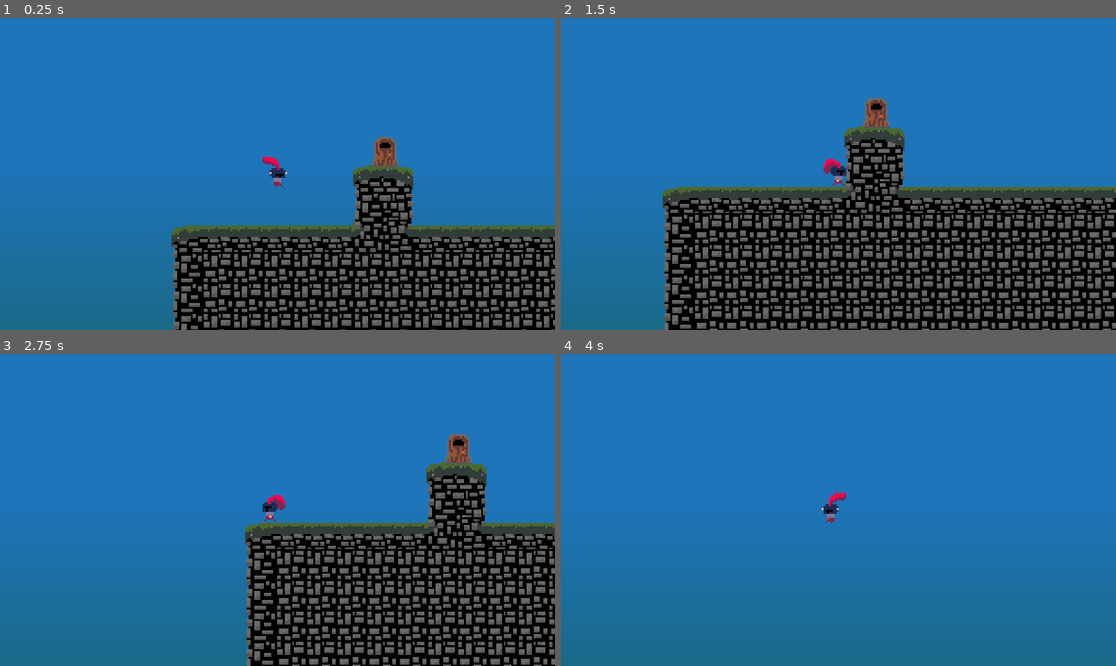
Above: before the commit, frames 1-4 (two rows, left to right).
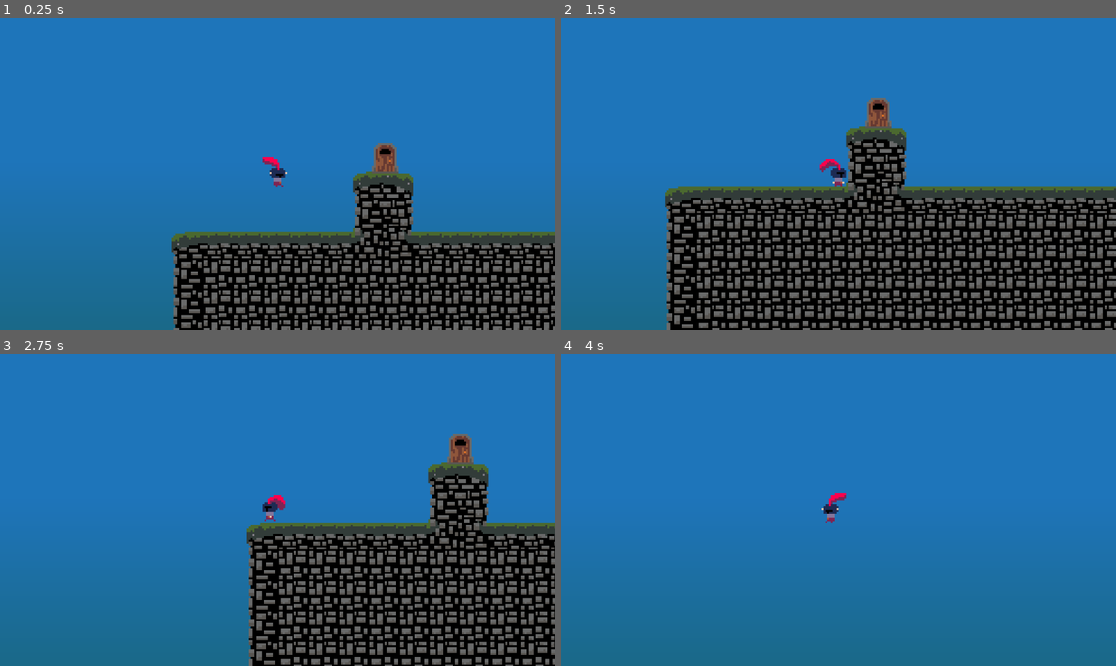
Above: after the commit, the same moments.

Repository: CBurgess97/godot-platformer
Game: Godot game, scene res://Game.tscn
The game is run twice, just before and just after one commit, with the same random seed, the same clock (stepped at 60 frames per second) and the same inputs. This scene is started directly instead of the project's main scene.
Inputs:
- Up to frame 1 (0.25 s): no input
- Up to frame 2 (1.5 s): hold Right (ui_right) from 0.53 s (still down); tap Up (ui_up) at 0.77 s
- Up to frame 3 (2.75 s): tap Up (ui_up) at 1.52 s; tap Enter at 2 s; release Right (ui_right) at 2.03 s; hold Left (ui_left) from 2.03 s (still down)
- Up to frame 4 (4 s): keep holding Left (ui_left); tap Up (ui_up) at 3.02, 3.77 s

The runs differ from the first frame. In frame 1, 14% of the frame differs, in the area x 30-100%, y 38-100%; in frame 2, 13%; in frame 3, 8.3%; in frame 4, nothing differs.

Commit message:
Fix Falling Fast off of Ledges

Diff:
--- a/Player/Player Components/player_movement_component.gd
+++ b/Player/Player Components/player_movement_component.gd
@@ -12,9 +12,9 @@
 # Jump Parameters
 @export_category("Jump")
 @export var jump_velocity: float = -200.0
-@export var gravity: float = 500.0
-@export var fall_gravity_multiplier: float = 1.1
-@export var jump_peak_gravity_modifier: float = 0.5
+@export var gravity: float = 150.0
+@export var fall_gravity_multiplier: float = 1.5
+@export var jump_peak_gravity_modifier: float = 0.8
 @export var jump_cut_multiplier: float = 0.5
 @export var peak_jump_speed_multiplier: float = 1.2
 @export var gravity_clamp: float = 300.0
@@ -124,10 +124,14 @@
 	if is_at_jump_peak():
 		current_gravity *= jump_peak_gravity_modifier
 
-	#apply gravity
-	velocity.y += current_gravity * delta
+	if not character.is_on_floor():
+		velocity.y += (current_gravity * delta)
+	elif velocity.y > 0:
+		velocity.y = 0
+
 	if velocity.y > gravity_clamp:
 		velocity.y = gravity_clamp
+
 
 func coyote_timeout() -> void:
 	coyote_jump_available = false
--- a/Player/player.tscn
+++ b/Player/player.tscn
@@ -7,9 +7,8 @@
 [ext_resource type="SpriteFrames" uid="uid://dw5j76iikoru7" path="res://Resources/little_knight.tres" id="5_k53q1"]
 [ext_resource type="Script" uid="uid://b1w1sm4it6t4u" path="res://Player/player_animation_component.gd" id="6_fhl08"]
 
-[sub_resource type="CapsuleShape2D" id="CapsuleShape2D_k53q1"]
-radius = 3.0
-height = 14.0
+[sub_resource type="RectangleShape2D" id="RectangleShape2D_fhl08"]
+size = Vector2(8, 17)
 
 [sub_resource type="CircleShape2D" id="CircleShape2D_fhl08"]
 radius = 7.0
@@ -27,10 +26,16 @@
 [node name="PlayerMovementComponent" type="Node" parent="."]
 script = ExtResource("4_od3ui")
 friction = 10.0
+jump_velocity = -220.0
+gravity = 400.0
+fall_gravity_multiplier = 1.05
+jump_peak_gravity_modifier = 0.9
+jump_cut_multiplier = 0.6
 
 [node name="CollisionShape2D" type="CollisionShape2D" parent="."]
 z_index = 1
-shape = SubResource("CapsuleShape2D_k53q1")
+position = Vector2(0, -1.5)
+shape = SubResource("RectangleShape2D_fhl08")
 
 [node name="AnimatedSprite2D" type="AnimatedSprite2D" parent="."]
 texture_filter = 1
